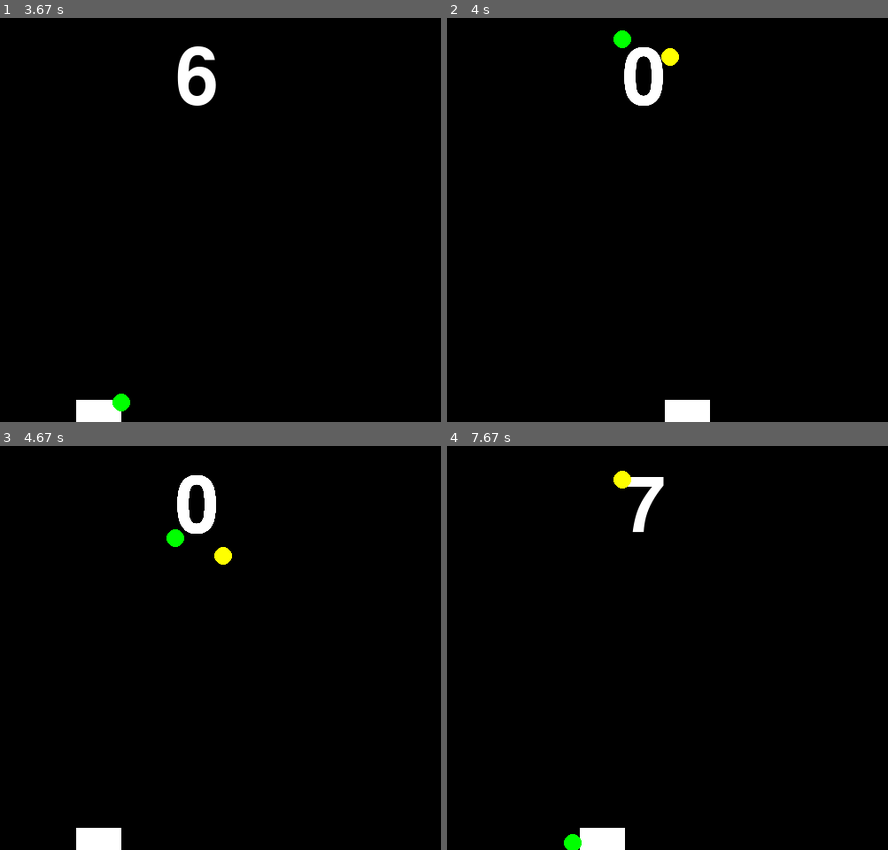
Above: before the commit, frames 1-4 (two rows, left to right).
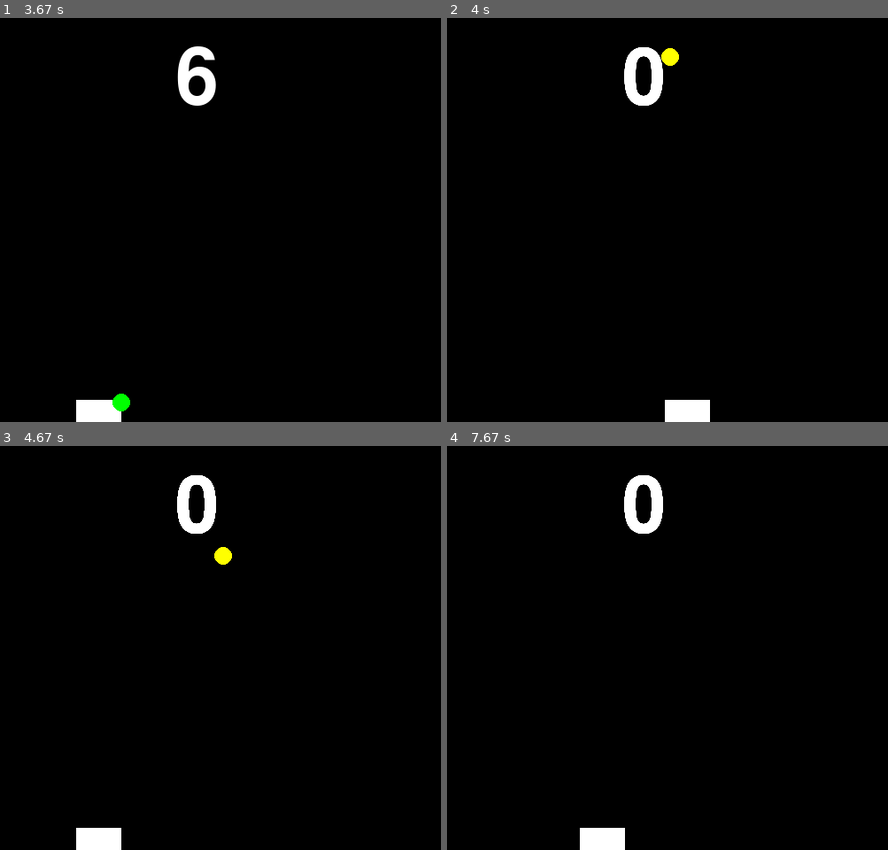
Above: after the commit, the same moments.

Repository: David-Sheehy/pygame_juggling
Game: pygame game, started from juggling/juggling.py
Two runs of this game, one before a commit and one after it. Both use one fixed random seed, a clock stepped at 60 frames per second and the inputs below.
Inputs:
- Up to frame 1 (3.67 s): hold Right 0.33-0.97 s; hold Left 1-1.47 s; hold Right 1.5-1.97 s; hold Left 2.5-3.03 s; hold Left 3.07-3.47 s; hold Right from 3.5 s (still down)
- Up to frame 2 (4 s): keep holding Right
- Up to frame 3 (4.67 s): release Right at 4.13 s; hold Left 4.17-4.63 s
- Up to frame 4 (7.67 s): hold Right 4.67-5.13 s; hold Right 5.17-5.63 s; hold Left 5.67-6.2 s; hold Left 6.23-6.63 s; hold Right 6.67-7.3 s; hold Left from 7.33 s (still down)

Frame 1 is identical in both runs. In frame 2, 0.1% of the frame differs, in the area x 37-42%, y 3-8%; in frame 3, 0.1%; in frame 4, 1.0%, in the area x 26-50%, y 6-100%.

Commit message:
Refactored how balls are tracked.
Balls are now tracked seperately based on what their state in the game is.
Balls in play are stored in one array, balls out of play are stored in another.

Diff:
--- a/juggling/juggling.py
+++ b/juggling/juggling.py
@@ -3,18 +3,18 @@
 import models
 import config
 
-balls = []
+balls_in_play = []   # The balls currently in the game
+balls_out_play = []  # The balls which, exist, but aren't used
 
 def spawn_ball():
     """
     Add a ball to the game.
+    in_play - The amount of balls currently in play.
+    returns whether a ball was created.
     """
-    balls.append(models.Ball())
+    balls_in_play.append(models.Ball())
 
 def main():
-    # runtime variables
-    balls_in_play = 0   # should be increased whenever
-
     # init window
     pygame.init()
 
@@ -27,9 +27,9 @@
     clock = pygame.time.Clock()
 
     spawn_ball()
-    balls_in_play += 1  # This could be initialized to 1, but it's
-                        # incrememented to remind me to increment it after each
-                        # spawn
+
+    print(len(balls_in_play))
+
 
     # main game loop
     MOVE_RIGHT = MOVE_LEFT = False
@@ -74,7 +74,7 @@
 
         # check if the ball should bounce (ie collides with the walls, ceiling
         # or puck.)
-        for b in balls:
+        for i,b in enumerate(balls_in_play):
             if (b.pos[1] >= config.HEIGHT - puck.height)\
                 and (puck.pos[0] <= b.pos[0] and b.pos[0] <= puck.pos[0] + puck.width):
                     # paddle
@@ -98,19 +98,32 @@
                 b.bounce((1,-1))
 
             elif b.pos[1] >= config.HEIGHT - 2:
-                # b lost
+                # b has been lost
+                # stop the motion
                 b.stop()
+
+                # clear the counter
                 counter.erase(w)
                 counter.reset()
-                # move b to start
-                b.erase(w)
-                b.set_position(config.BALL_START)
-                b.start()
+
+                if len(balls_in_play) > 1:
+                    # remove ball from play
+                    b.erase(w)
+                    # keep it slightly off screen
+                    b.set_position(
+                                   ( -config.BALL_RADIUS * (i + 1),
+                                    -config.BALL_RADIUS)
+                                  )
+                else:
+                    # move the only ball back into play.
+                    b.erase(w)
+                    b.set_position(config.BALL_START)
+                    b.start()
 
                 # remove that ball from play
 
             # see if it's colliding with any other balls
-            for ob in balls:
+            for ob in balls_in_play:
                 if b != ob and ((abs(b.pos[0] - ob.pos[0]) <= config.BALL_RADIUS)\
                     and (abs(b.pos[1] - ob.pos[1]) <= config.BALL_RADIUS)):
                     b.bounce((-1,1),(1,0))
@@ -118,16 +131,23 @@
 
             b.update(w)
 
-        # check if we should add balls
-        if( counter.count >= (2<<(balls_in_play + 1))):
-            spawn_ball()
-            balls_in_play += 1
+        # check if we should add balls, or put one back into play.
+        if( counter.count >= (2<<(len(balls_in_play) + 1))):
+            if len(balls_out_play) <= 0:
+                spawn_ball()
+            else:
+                # move a ball back into play
+                balls_in_play.append(balls_out_play.pop())
+                pass
+
+
+
 
         # draw stuff
         counter.display(w)
 
         puck.draw(w)
-        for b in balls:
+        for b in balls_in_play:
             b.draw(w)
 
         # flip buffer
